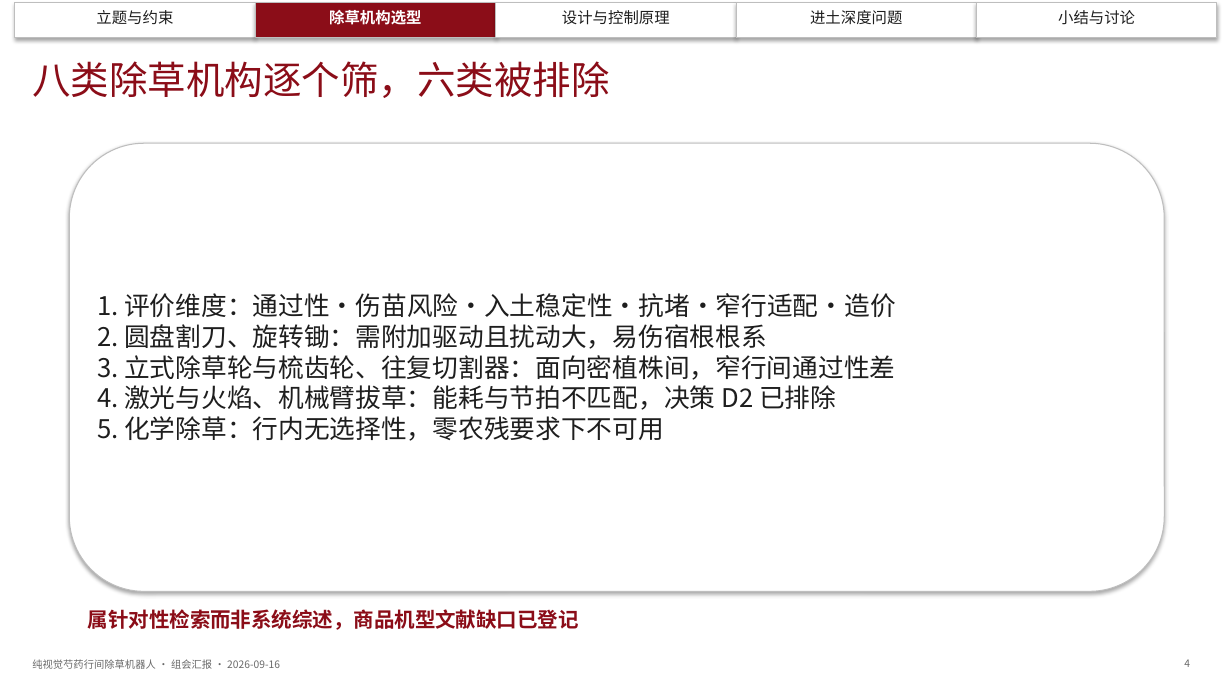
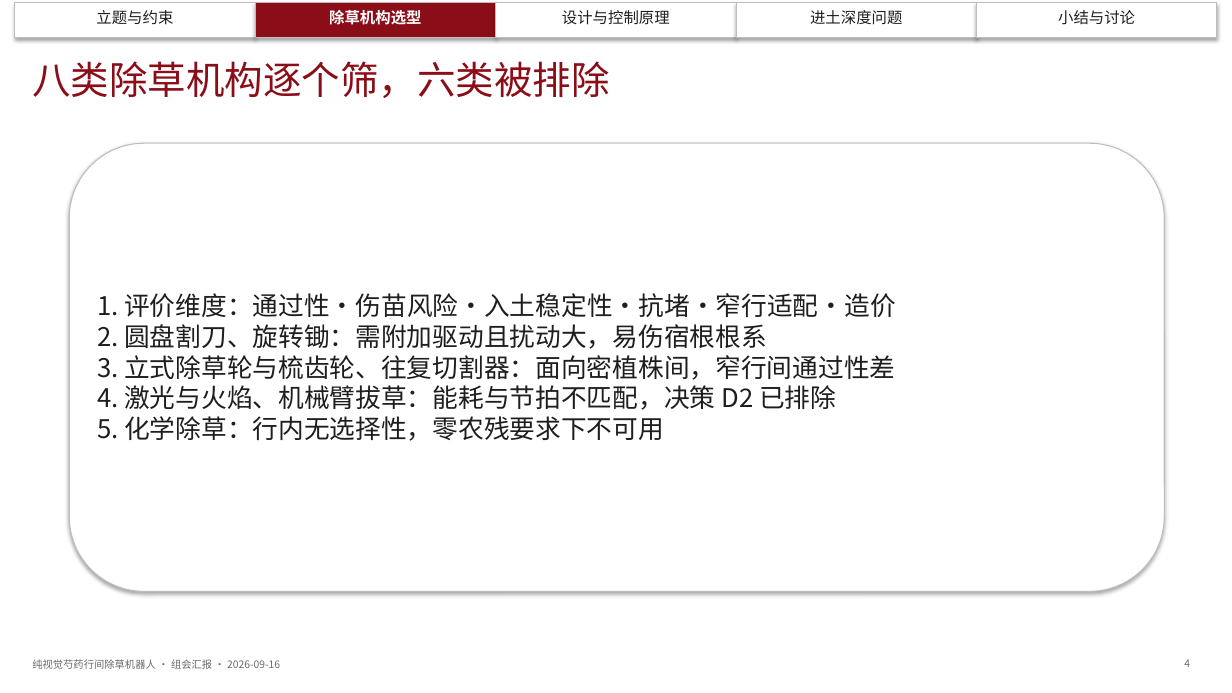
Before and after one commit to dangan2276326123-svg/zcode-chucao, a slide deck: slide 4 of docs/组会汇报_20260916/组会汇报_纯视觉芍药行间除草机器人_20260916.pptx. Drawn at 1232x693 pixels with LibreOffice and Linux fonts; fonts in the diff are those of the drawing. Boxes give left, top, right and bottom in pixels: in the first picture for what was removed or moved away, otherwise in the second. Text is boxed around its words. In the diff, an @@ line names an element or a change of style, - is before the commit and + after.

```diff
--- a/docs/组会汇报_20260916/组会汇报_纯视觉芍药行间除草机器人_20260916.pptx
+++ b/docs/组会汇报_20260916/组会汇报_纯视觉芍药行间除草机器人_20260916.pptx
@@ text removed at [88,609,579,630] @@
-属针对性检索而非系统综述，商品机型文献缺口已登记
```
Also in this commit, not shown: 12 other slides changed, 2 other files.
